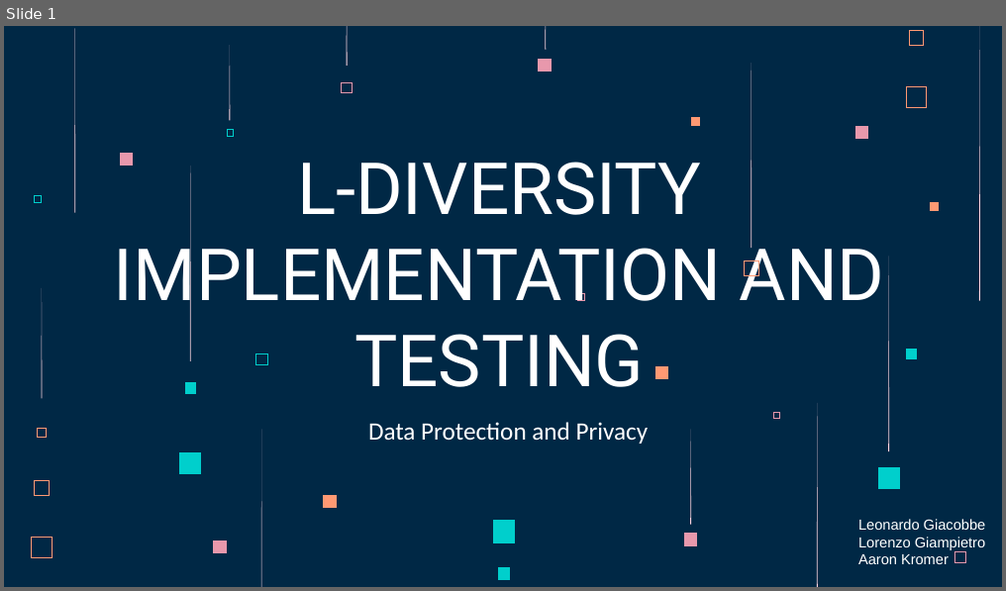
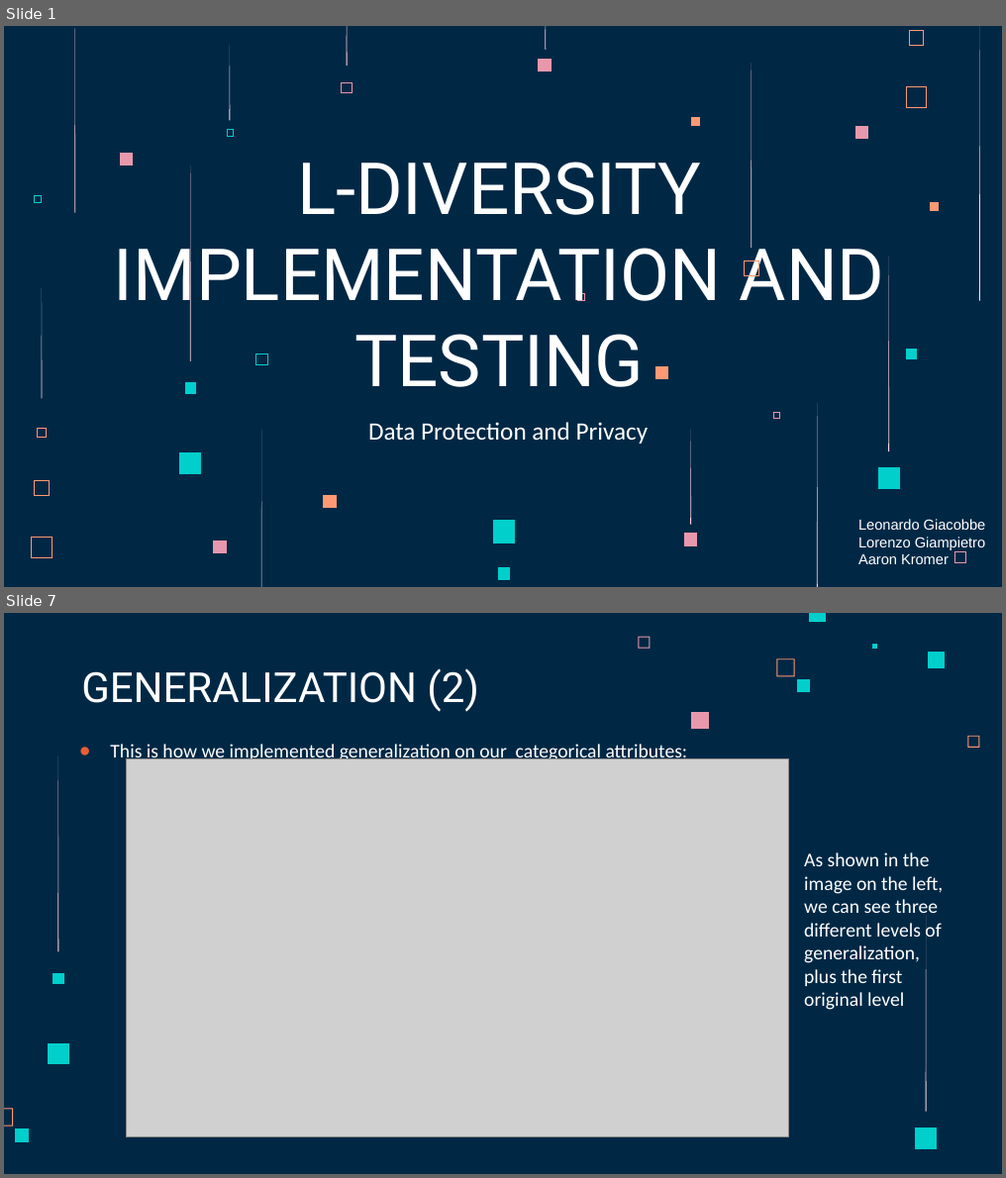
Before and after one commit to AaronKromer/progetto_data, a slide deck: l-diversity.pptx. Shown one above the other, each under a label of ours: slide 1 before the commit, slides 1 and 7 after it; the slides between them are not shown. The pictures are 1006x591 and 1006x1178 pixels, drawn with LibreOffice and Linux fonts; fonts in the diff are those of the drawing; grey boxes stand for pictures. Boxes give left, top, right and bottom in pixels: in the first picture for what was removed or moved away, otherwise in the second. Text is boxed around its words. In the diff, an @@ line names an element or a change of style, - is before the commit and + after.

Commit message:
First version of PowerPoint presentation

```diff
--- a/l-diversity.pptx
+++ b/l-diversity.pptx
@@ slide 7 added at [4, 613, 1002, 1174], background #002845 @@
@@ freeform shape added at [638, 636, 649, 648], fill #E898AC @@
@@ freeform shape added at [808, 613, 826, 622], fill #00CFCC @@
@@ title added at [81, 668, 479, 712], 30 pt, text #FFFFFF @@
+GENERALIZATION (2)
@@ freeform shape added at [776, 659, 794, 677], fill #FF9973 @@
@@ freeform shape added at [872, 643, 877, 648], fill #00CFCC @@
@@ freeform shape added at [928, 652, 945, 668], fill #00CFCC @@
@@ freeform shape added at [796, 679, 809, 692], fill #00CFCC @@
@@ freeform shape added at [692, 712, 709, 729], fill #E898AC @@
@@ freeform shape added at [57, 757, 58, 953], fill #FFD6E1 @@
@@ text added at [110, 744, 688, 763], 14 pt, text #FFFFFF @@
+● This is how we implemented generalization on our categorical attributes:
@@ picture added at [126, 759, 788, 1137] @@
@@ freeform shape added at [968, 736, 980, 748], fill #FF9973 @@
@@ text added at [804, 853, 943, 1010], 14 pt, text #FFFFFF @@
+As shown in the image on the left, we can see three different levels of generalization, plus the first original level
@@ freeform shape added at [925, 915, 926, 1111], fill #FFD6E1 @@
@@ freeform shape added at [53, 973, 63, 984], fill #00CFCC @@
@@ freeform shape added at [48, 1043, 70, 1065], fill #00CFCC @@
@@ freeform shape added at [4, 1109, 13, 1127], fill #FF9973 @@
@@ freeform shape added at [15, 1129, 28, 1142], fill #00CFCC @@
@@ freeform shape added at [915, 1128, 937, 1150], fill #00CFCC @@
```
Also in this commit, not shown: 1 slide changed, 13 other slides added.
